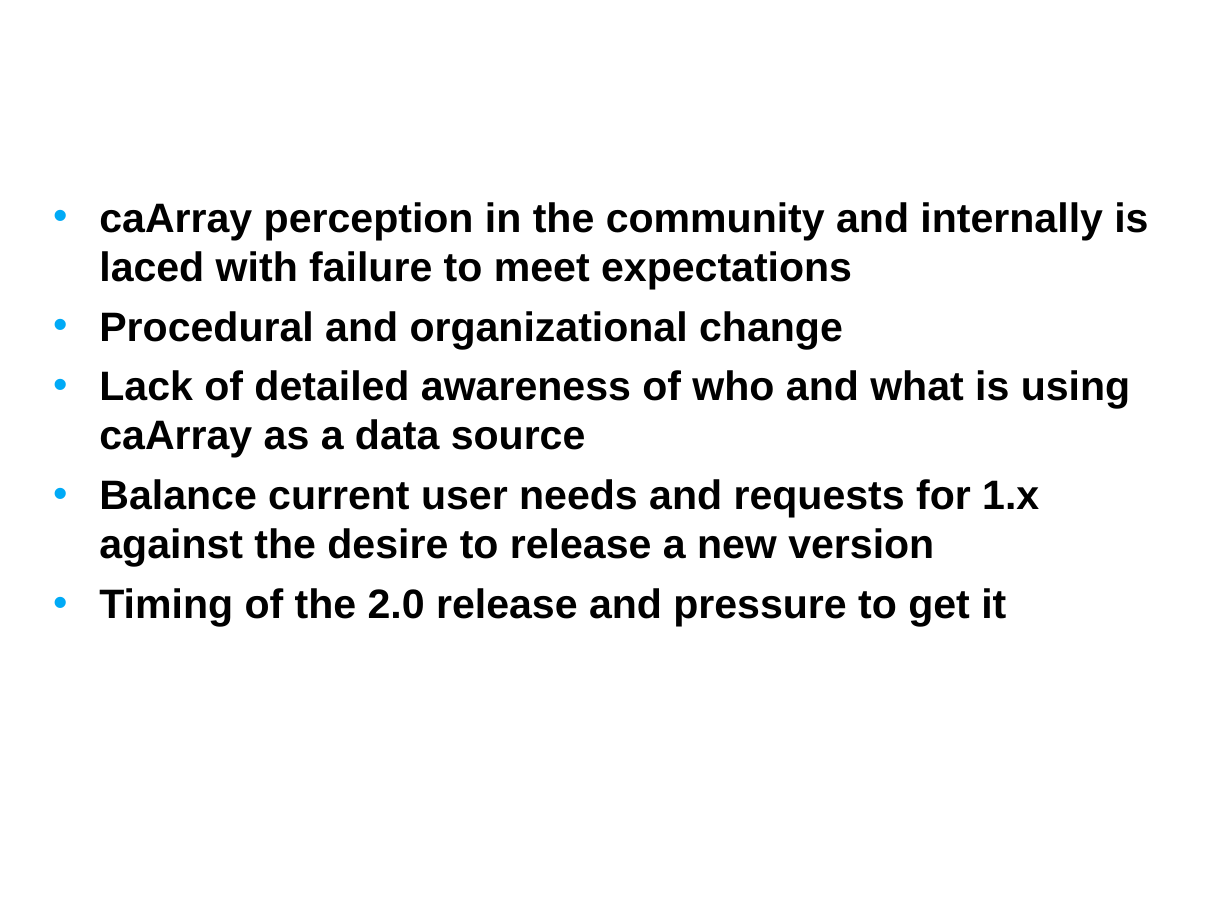
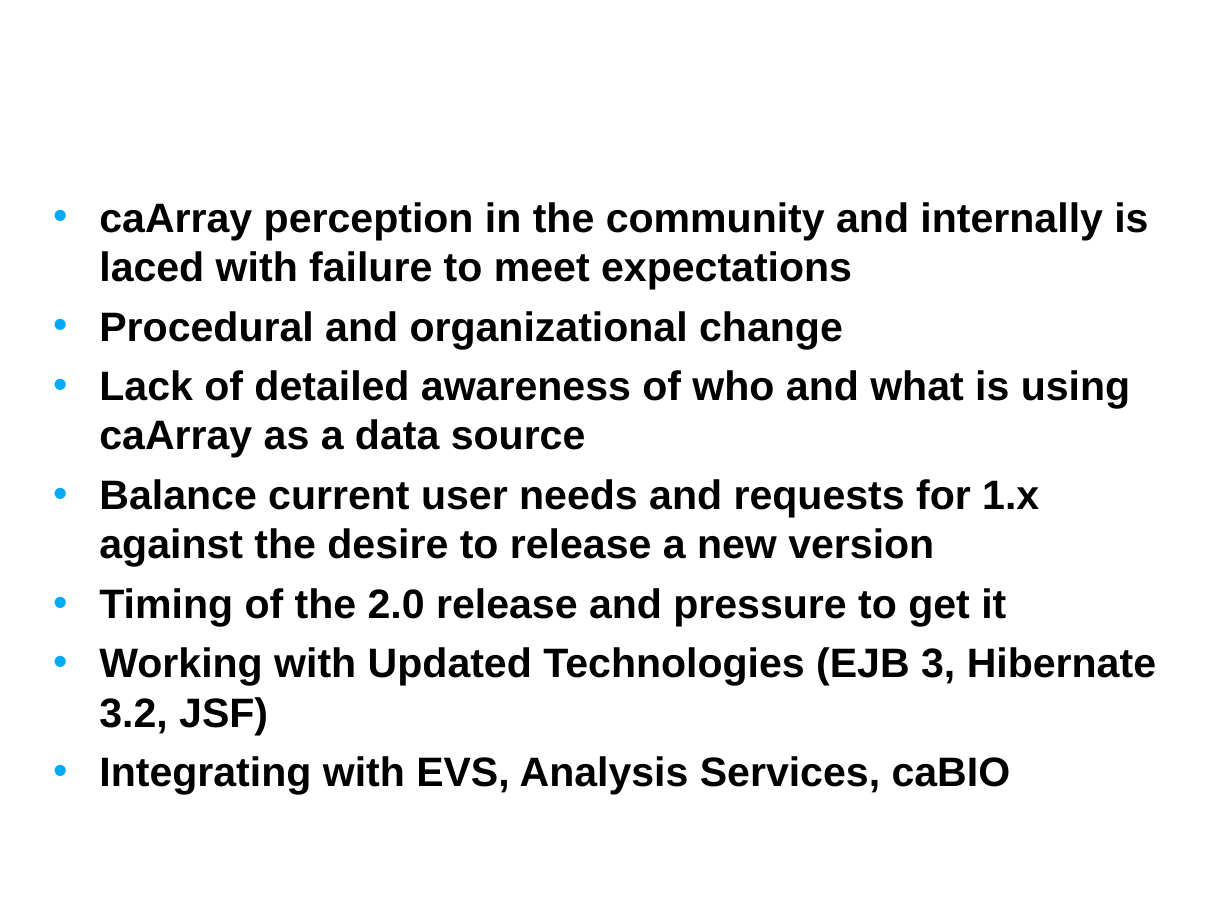
Before and after one commit to NCIP/caarray-docs, a slide deck: slide 6 of project_management/reports/inception_postmortem.ppt (slide 8 before the commit). Drawn at 1232x924 pixels with LibreOffice and Linux fonts; fonts in the diff are those of the drawing; background and template pictures are left out. Boxes give left, top, right and bottom in pixels: in the first picture for what was removed or moved away, otherwise in the second. Text is boxed around its words. In the diff, an @@ line names an element or a change of style, - is before the commit and + after.

```diff
--- a/project_management/reports/inception_postmortem.ppt
+++ b/project_management/reports/inception_postmortem.ppt
@@ text at box(99, 647, 1156, 795): paragraphs added @@
+• Working with Updated Technologies (EJB 3, Hibernate 3.2, JSF)
+• Integrating with EVS, Analysis Services, caBIO
```
Also in this commit, not shown: 3 other slides changed.
